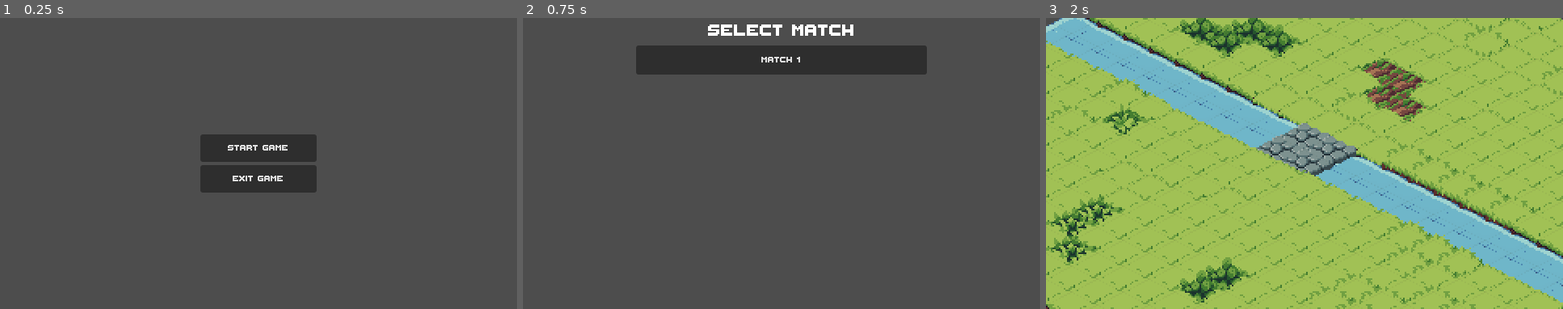
Above: before the commit, frames 1-3 (left to right).
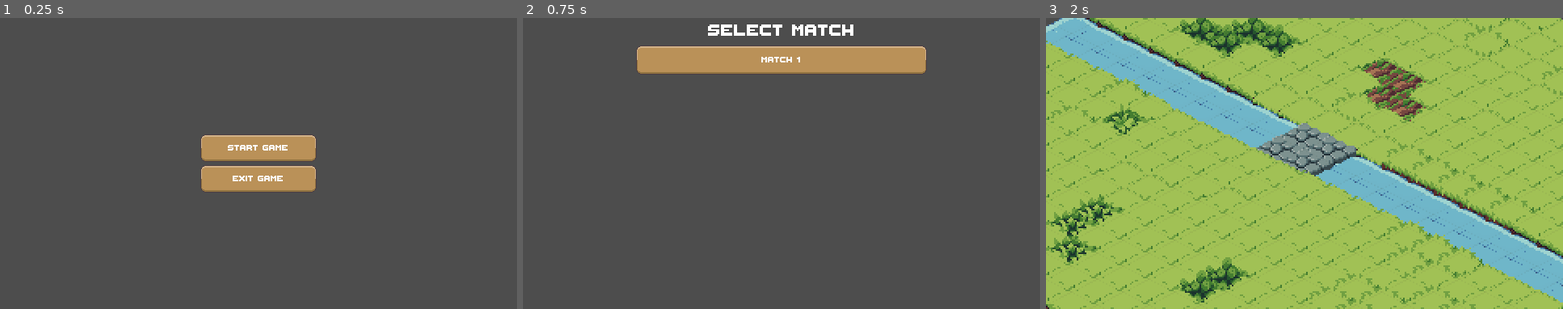
Above: after the commit, the same moments.

Repository: agh-cs-imbeciles/heralds-of-war
Game: Godot game, scene res://scenes/ui/menu/menu.tscn
Two runs of this game, one before a commit and one after it. Both use one fixed random seed, a clock stepped at 60 frames per second and the inputs below.
Inputs:
- Up to frame 1 (0.25 s): no input
- Up to frame 2 (0.75 s): click "START GAME" at 0.5 s
- Up to frame 3 (2 s): click "Match 1" at 1.25 s

The runs differ from the first frame. In frame 1, 4.2% of the frame differs, in the area x 38-62%, y 40-60%; in frame 2, 5.6%, in the area x 21-79%, y 9-20%; in frame 3, nothing differs.

Commit message:
Feat: Introduce new version of UI

Diff:
--- a/project.godot
+++ b/project.godot
@@ -13,7 +13,7 @@
 config/name="Heralds of War"
 run/main_scene="res://scenes/ui/menu/menu.tscn"
 config/features=PackedStringArray("4.4", "GL Compatibility")
-config/icon="res://assets/icons/icon.svg"
+config/icon="res://assets/ui/icon.svg"
 
 [autoload]
 
--- a/themes/main_theme.tres
+++ b/themes/main_theme.tres
@@ -1,7 +1,71 @@
-[gd_resource type="Theme" load_steps=2 format=3 uid="uid://b0yl85gha4apv"]
+[gd_resource type="Theme" load_steps=11 format=3 uid="uid://b0yl85gha4apv"]
 
 [ext_resource type="FontFile" uid="uid://w8gtmlejd3ia" path="res://assets/fonts/ThaleahFat.ttf" id="1_funo8"]
+[ext_resource type="Texture2D" uid="uid://cc4plju0f84uq" path="res://assets/ui/RectangleBox_96x96.png" id="1_vu6l5"]
+[ext_resource type="Texture2D" uid="uid://b3mgt8dvd4l82" path="res://assets/ui/Button_52x14.png" id="2_8gw6x"]
+
+[sub_resource type="StyleBoxTexture" id="StyleBoxTexture_8gw6x"]
+texture = ExtResource("2_8gw6x")
+texture_margin_left = 6.0
+texture_margin_top = 6.0
+texture_margin_right = 6.0
+texture_margin_bottom = 6.0
+modulate_color = Color(0.862522, 0.862522, 0.862522, 1)
+
+[sub_resource type="StyleBoxTexture" id="StyleBoxTexture_uobgu"]
+texture = ExtResource("2_8gw6x")
+texture_margin_left = 6.0
+texture_margin_top = 6.0
+texture_margin_right = 6.0
+texture_margin_bottom = 6.0
+modulate_color = Color(0.96, 0.9008, 0.864, 0.0980392)
+
+[sub_resource type="StyleBoxTexture" id="StyleBoxTexture_g21io"]
+texture = ExtResource("2_8gw6x")
+texture_margin_left = 6.0
+texture_margin_top = 6.0
+texture_margin_right = 6.0
+texture_margin_bottom = 6.0
+modulate_color = Color(0.93951, 0.858233, 0.808268, 1)
+
+[sub_resource type="StyleBoxTexture" id="StyleBoxTexture_puucq"]
+texture = ExtResource("2_8gw6x")
+texture_margin_left = 6.0
+texture_margin_top = 6.0
+texture_margin_right = 6.0
+texture_margin_bottom = 6.0
+modulate_color = Color(0.955596, 0.895433, 0.858611, 1)
+
+[sub_resource type="StyleBoxTexture" id="StyleBoxTexture_7ceur"]
+texture = ExtResource("2_8gw6x")
+texture_margin_left = 6.0
+texture_margin_top = 6.0
+texture_margin_right = 6.0
+texture_margin_bottom = 6.0
+
+[sub_resource type="StyleBoxTexture" id="StyleBoxTexture_1mjdo"]
+texture = ExtResource("2_8gw6x")
+texture_margin_left = 6.0
+texture_margin_top = 6.0
+texture_margin_right = 6.0
+texture_margin_bottom = 6.0
+modulate_color = Color(0.955596, 0.895433, 0.858611, 1)
+
+[sub_resource type="StyleBoxTexture" id="StyleBoxTexture_ydht1"]
+texture = ExtResource("1_vu6l5")
+texture_margin_left = 12.0
+texture_margin_top = 12.0
+texture_margin_right = 12.0
+texture_margin_bottom = 12.0
 
 [resource]
 resource_name = "main_theme"
 default_font = ExtResource("1_funo8")
+Button/colors/font_color = Color(0.984546, 0.984547, 0.984546, 1)
+Button/styles/disabled = SubResource("StyleBoxTexture_8gw6x")
+Button/styles/focus = SubResource("StyleBoxTexture_uobgu")
+Button/styles/hover = SubResource("StyleBoxTexture_g21io")
+Button/styles/hover_pressed_mirrored = SubResource("StyleBoxTexture_puucq")
+Button/styles/normal = SubResource("StyleBoxTexture_7ceur")
+Button/styles/pressed = SubResource("StyleBoxTexture_1mjdo")
+PanelContainer/styles/panel = SubResource("StyleBoxTexture_ydht1")
Binary file added: assets/ui/AttributesBar_41x9.png
Not shown, added: assets/ui/AttributesBar_41x9.png.import
Binary file added: assets/ui/AttributesIcons_17x17.png
Not shown, added: assets/ui/AttributesIcons_17x17.png.import
Binary file added: assets/ui/BlackBigCircleBoxWithBorder_27x27.png
Not shown, added: assets/ui/BlackBigCircleBoxWithBorder_27x27.png.import
Binary file added: assets/ui/BlackMediumCircleBoxWithBorder_27x27.png
Not shown, added: assets/ui/BlackMediumCircleBoxWithBorder_27x27.png.import
Binary file added: assets/ui/BlackSmallCircleBox_19x19.png
Not shown, added: assets/ui/BlackSmallCircleBox_19x19.png.import
Binary file added: assets/ui/BlankEquipmentIcons_20x17.png
Not shown, added: assets/ui/BlankEquipmentIcons_20x17.png.import
(and 70 more such lines)
